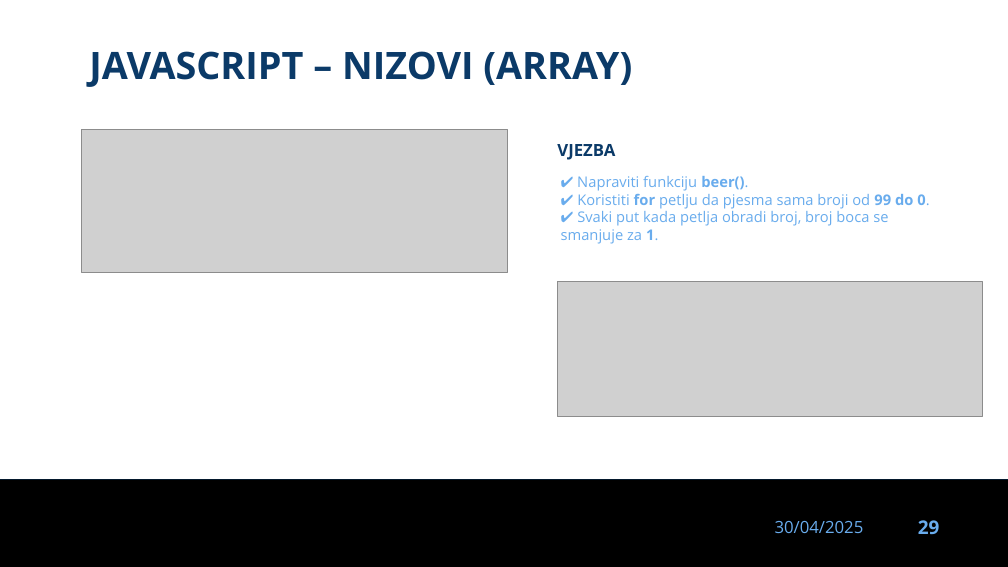
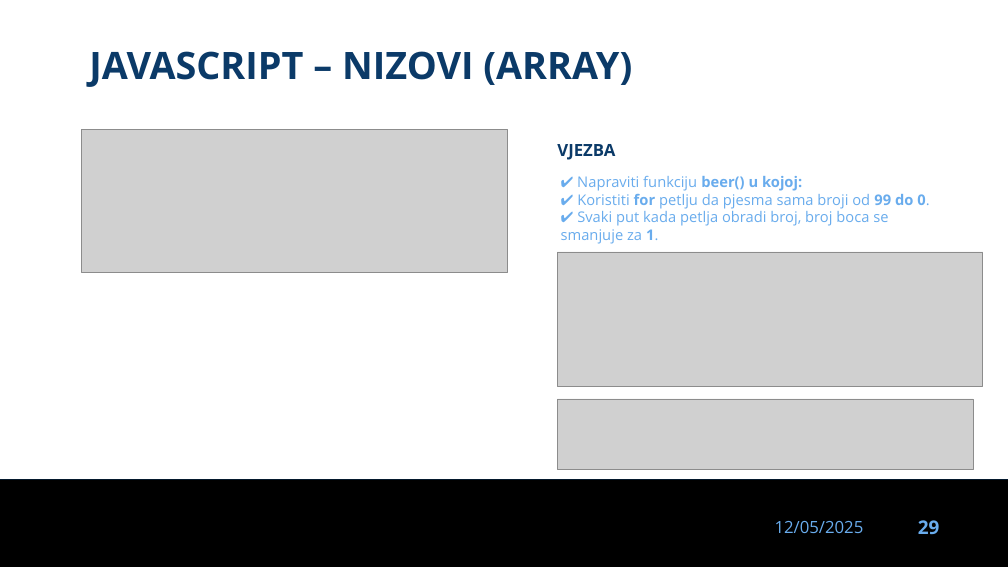
Before and after one commit to dinoDuvnjak/CTK, a slide deck: slide 29 of Bootcamp/javascript-uvod/javascript-uvod.pptx. Drawn at 1008x567 pixels with LibreOffice and Linux fonts; fonts in the diff are those of the drawing; grey boxes stand for pictures; background and template pictures are left out. Boxes give left, top, right and bottom in pixels: in the first picture for what was removed or moved away, otherwise in the second. Text is boxed around its words. In the diff, an @@ line names an element or a change of style, - is before the commit and + after.

```diff
--- a/Bootcamp/javascript-uvod/javascript-uvod.pptx
+++ b/Bootcamp/javascript-uvod/javascript-uvod.pptx
@@ text at [577,176,802,191]: text changed @@
-✔ Napraviti funkciju beer().
+✔ Napraviti funkciju beer() u kojoj:
@@ picture: place and size @@
-picture at [557,281,983,416]
+picture at [557,252,983,386]
@@ picture added at [557,399,973,470] @@
@@ text at [775,521,864,533]: text changed @@
-30/04/2025
+12/05/2025
```
Also in this commit, not shown: 33 other slides changed, 2 slides added, 1 slide removed, 28 other files.
